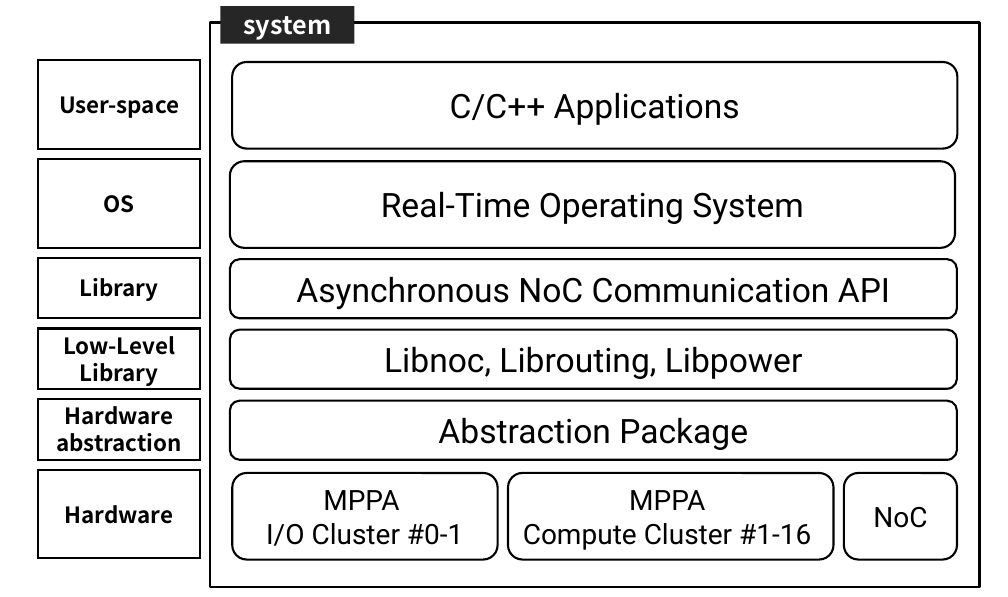
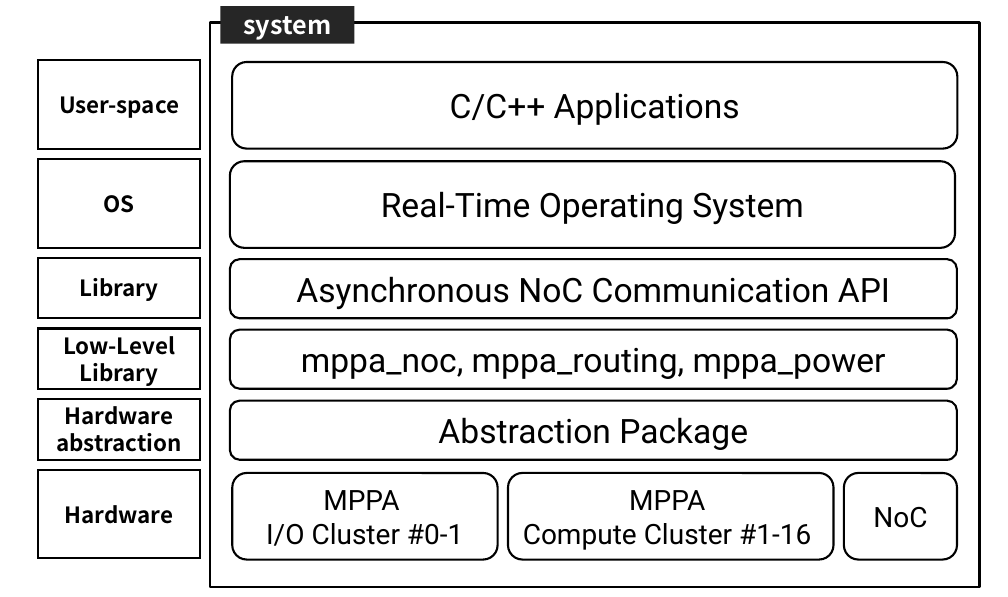
Before and after one commit to m-yuya/master_thesis, a slide deck: slide 1 of figure/softwarestack.pptx. Drawn at 1008x597 pixels with LibreOffice and Linux fonts; fonts in the diff are those of the drawing. Boxes give left, top, right and bottom in pixels: in the first picture for what was removed or moved away, otherwise in the second. Text is boxed around its words. In the diff, an @@ line names an element or a change of style, - is before the commit and + after.

```diff
--- a/figure/softwarestack.pptx
+++ b/figure/softwarestack.pptx
@@ text in rounded rectangle at [301, 348, 886, 379]: text changed @@
-Libnoc, Librouting, Libpower
+mppa_noc, mppa_routing, mppa_power
```
Also in this commit, not shown: 7 other files.
